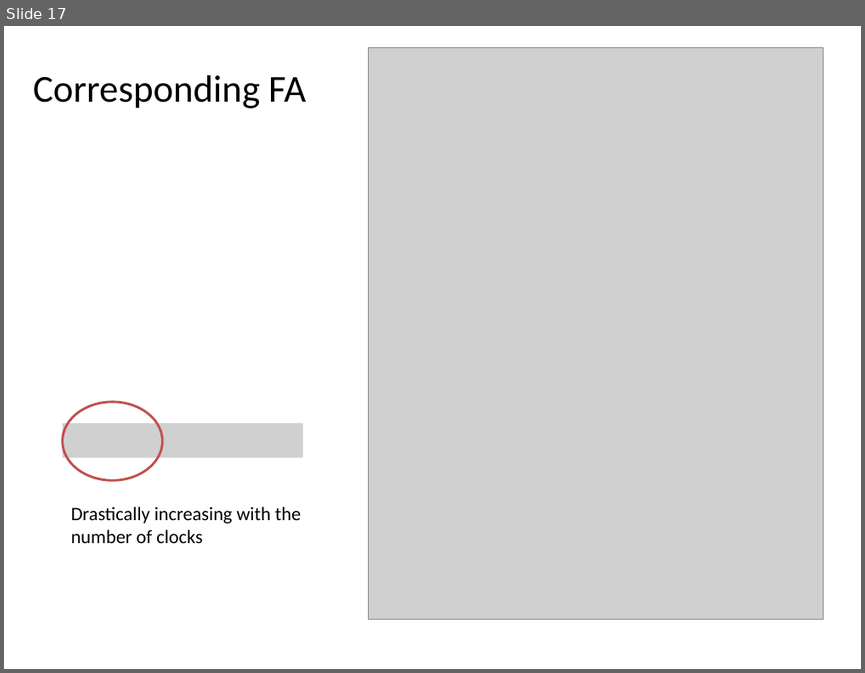
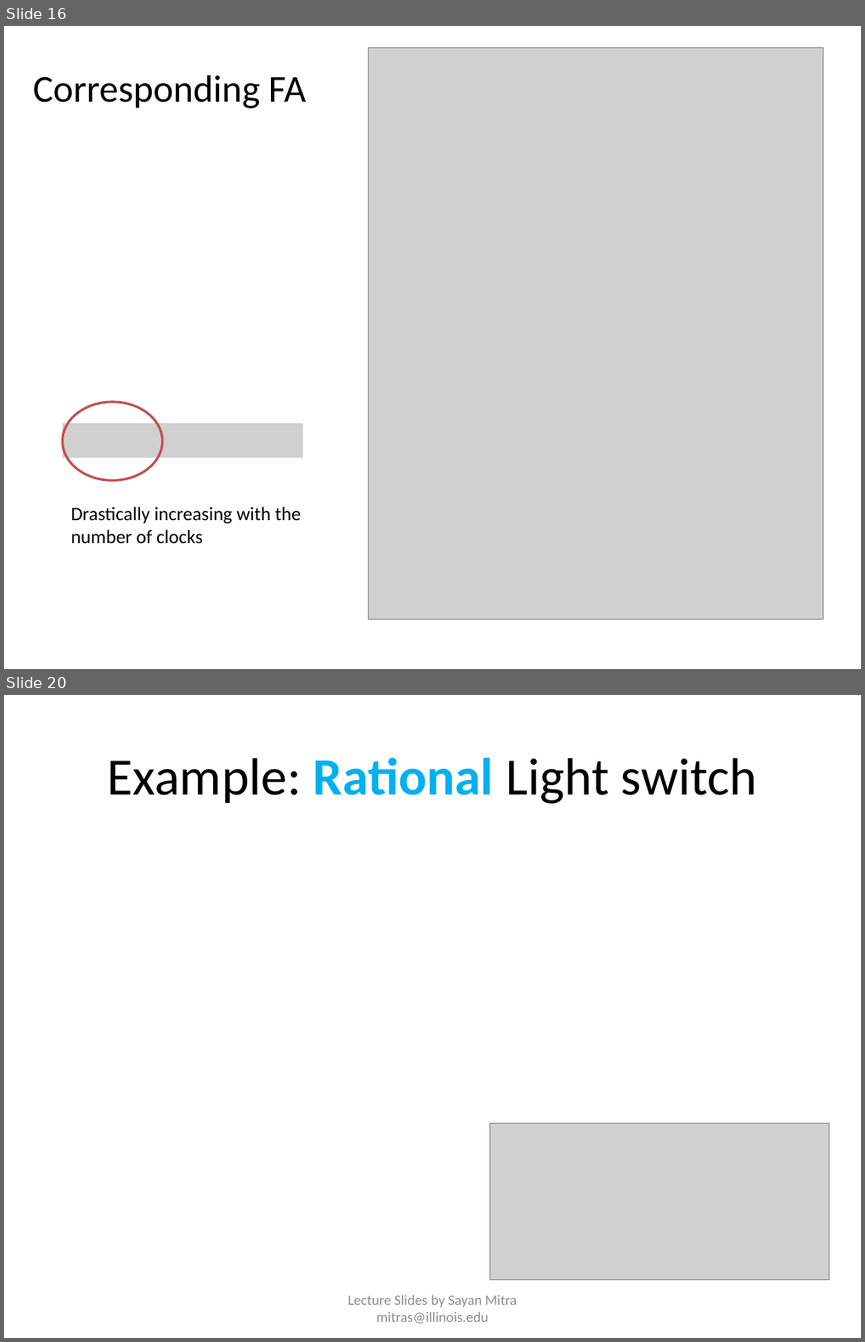
Before and after one commit to sayanmitracode/cpsbooksite, a slide deck: Slides/ReachabilityTimedAutomata.pptx. Shown one above the other, each under a label of ours: slide 17 before the commit, slides 16 and 20 after it; the slides between them are not shown. The pictures are 865x673 and 865x1342 pixels, drawn with LibreOffice and Linux fonts; fonts in the diff are those of the drawing; grey boxes stand for pictures. Boxes give left, top, right and bottom in pixels: in the first picture for what was removed or moved away, otherwise in the second. Text is boxed around its words. In the diff, an @@ line names an element or a change of style, - is before the commit and + after.

```diff
--- a/Slides/ReachabilityTimedAutomata.pptx
+++ b/Slides/ReachabilityTimedAutomata.pptx
@@ slide 20 added at [4, 695, 861, 1338], background #FFFFFF @@
@@ title added at [108, 757, 757, 804], 44 pt, text #000000 @@
+Example: Rational Light switch
@@ picture added at [490, 1123, 829, 1279] @@
@@ text added at [348, 1294, 517, 1323], 12 pt, text #8C8C8C @@
+Lecture Slides by Sayan Mitra mitras@illinois.edu
@@ what was slide 17 is now slide 16 @@
```
Also in this commit, not shown: 3 slides changed, 23 other slides added, 2 slides removed, 4 other files.
